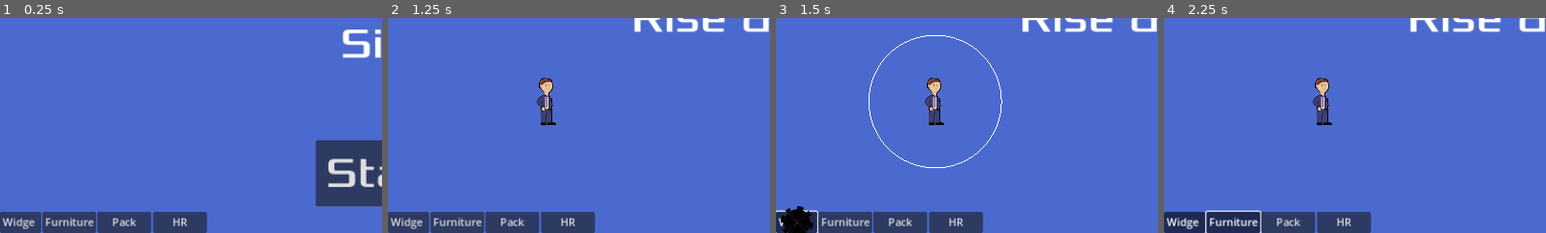
Above: before the commit, frames 1-4 (left to right).
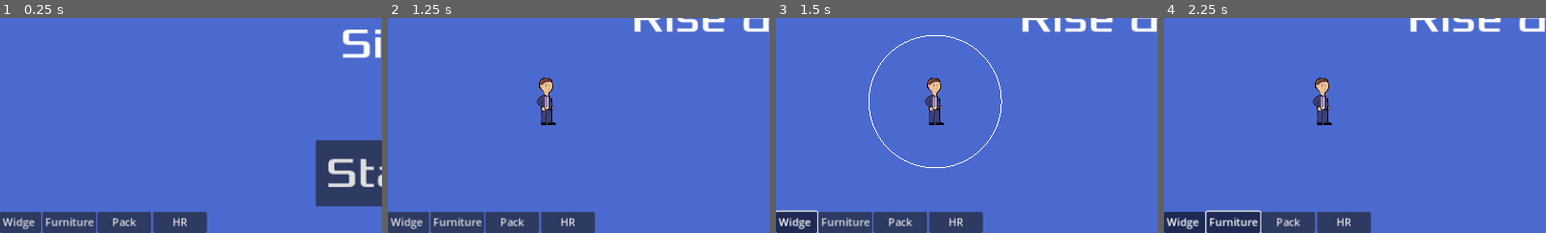
Above: after the commit, the same moments.

Repository: Final-Parsec/office-sim
Game: Godot game, scene res://main.tscn
Same seed, same stepped clock (60 frames per second), same inputs: the game is played once before the commit and once after it.
Inputs:
- Up to frame 1 (0.25 s): no input
- Up to frame 2 (1.25 s): click "Start" at 0.5 s
- Up to frame 3 (1.5 s): click "Widget" at 1.25 s
- Up to frame 4 (2.25 s): click "Furniture" at 2 s
The pictures show only the part of the screen within x 0-50%, y 50-100%; the shares and areas given below are measured in that part.

Frames 1-2 are identical in both runs. In frame 3, 0.8% of the frame differs, in the area x 1-10%, y 87-100%; in frame 4, nothing differs.

Commit message:
cursor shows and hides based on proximity to player

Diff:
--- a/game/cursor_indicator.gd
+++ b/game/cursor_indicator.gd
@@ -5,7 +5,8 @@
 
 func _process(_delta: float) -> void:
 	if GameState.selected_action == Enums.Actions.WIDGET:
-		position = get_viewport().get_mouse_position()
+		global_position = get_viewport().get_mouse_position()
+		visible = global_position.distance_to(get_parent().position) <= 100
 
 func _on_hud_action_bar_button_pressed() -> void:
 	if GameState.selected_action == Enums.Actions.WIDGET:
--- a/game/hud.tscn
+++ b/game/hud.tscn
@@ -1,13 +1,10 @@
-[gd_scene load_steps=12 format=3 uid="uid://bw6td1ka2uv5c"]
+[gd_scene load_steps=8 format=3 uid="uid://bw6td1ka2uv5c"]
 
 [ext_resource type="Script" path="res://hud.gd" id="1_0jbru"]
 [ext_resource type="FontFile" uid="uid://cw8737f1dq6n3" path="res://fonts/Xolonium-Regular.ttf" id="1_3xhbu"]
 [ext_resource type="ButtonGroup" uid="uid://ccfmiaex7mmvt" path="res://action_bar.tres" id="3_63eek"]
 [ext_resource type="Script" path="res://hr_panel.gd" id="4_lgdrw"]
 [ext_resource type="Texture2D" uid="uid://ndlb74qnveg0" path="res://art/colm_reeves1.png" id="5_epwqy"]
-[ext_resource type="Texture2D" uid="uid://dqlvc1tmxi238" path="res://art/widget1.png" id="6_e4uvh"]
-[ext_resource type="Texture2D" uid="uid://bcgy26qltbwl6" path="res://art/widget2.png" id="7_epjfe"]
-[ext_resource type="Script" path="res://cursor_indicator.gd" id="8_qxk6n"]
 
 [sub_resource type="Shortcut" id="Shortcut_wpxgg"]
 
@@ -19,20 +16,6 @@
 }],
 "loop": true,
 "name": &"default",
-"speed": 5.0
-}]
-
-[sub_resource type="SpriteFrames" id="SpriteFrames_g7kof"]
-animations = [{
-"frames": [{
-"duration": 1.0,
-"texture": ExtResource("6_e4uvh")
-}, {
-"duration": 1.0,
-"texture": ExtResource("7_epjfe")
-}],
-"loop": true,
-"name": &"widget_placement",
 "speed": 5.0
 }]
 
@@ -230,14 +213,7 @@
 layout_mode = 2
 text = "Fire"
 
-[node name="CursorIndicator" type="AnimatedSprite2D" parent="."]
-scale = Vector2(0.5, 0.5)
-sprite_frames = SubResource("SpriteFrames_g7kof")
-animation = &"widget_placement"
-script = ExtResource("8_qxk6n")
-
 [connection signal="action_bar_button_pressed" from="." to="HRPanel" method="_on_hud_action_bar_button_pressed"]
-[connection signal="action_bar_button_pressed" from="." to="CursorIndicator" method="_on_hud_action_bar_button_pressed"]
 [connection signal="pressed" from="StartButton" to="." method="_on_start_button_pressed"]
 [connection signal="timeout" from="MessageTimer" to="." method="_on_message_timer_timeout"]
 [connection signal="pressed" from="WidgetButton" to="." method="on_widget_button_pressed"]
--- a/game/player.tscn
+++ b/game/player.tscn
@@ -1,9 +1,12 @@
-[gd_scene load_steps=7 format=3 uid="uid://bhcswl07nrnps"]
+[gd_scene load_steps=11 format=3 uid="uid://bhcswl07nrnps"]
 
 [ext_resource type="Script" path="res://player.gd" id="1_eb275"]
 [ext_resource type="Texture2D" uid="uid://dp7jp6vb80u4s" path="res://art/main_character_idle1.png" id="2_0i2h7"]
 [ext_resource type="Texture2D" uid="uid://t3fa4urmgypp" path="res://art/main_character_walk.png" id="3_lwpqn"]
 [ext_resource type="Script" path="res://range_marker.gd" id="4_xip5p"]
+[ext_resource type="Texture2D" uid="uid://dqlvc1tmxi238" path="res://art/widget1.png" id="5_bvrv7"]
+[ext_resource type="Texture2D" uid="uid://bcgy26qltbwl6" path="res://art/widget2.png" id="6_7hivx"]
+[ext_resource type="Script" path="res://cursor_indicator.gd" id="7_qsbl2"]
 
 [sub_resource type="SpriteFrames" id="SpriteFrames_xmfv8"]
 animations = [{
@@ -34,6 +37,20 @@
 radius = 16.0
 height = 96.0
 
+[sub_resource type="SpriteFrames" id="SpriteFrames_60g7n"]
+animations = [{
+"frames": [{
+"duration": 1.0,
+"texture": ExtResource("5_bvrv7")
+}, {
+"duration": 1.0,
+"texture": ExtResource("6_7hivx")
+}],
+"loop": true,
+"name": &"widget_placement",
+"speed": 5.0
+}]
+
 [node name="Player" type="CharacterBody2D"]
 script = ExtResource("1_eb275")
 metadata/_edit_group_ = true
@@ -49,3 +66,9 @@
 
 [node name="RangeMarker" type="Node2D" parent="."]
 script = ExtResource("4_xip5p")
+
+[node name="CursorIndicator" type="AnimatedSprite2D" parent="."]
+scale = Vector2(0.5, 0.5)
+sprite_frames = SubResource("SpriteFrames_60g7n")
+animation = &"widget_placement"
+script = ExtResource("7_qsbl2")
